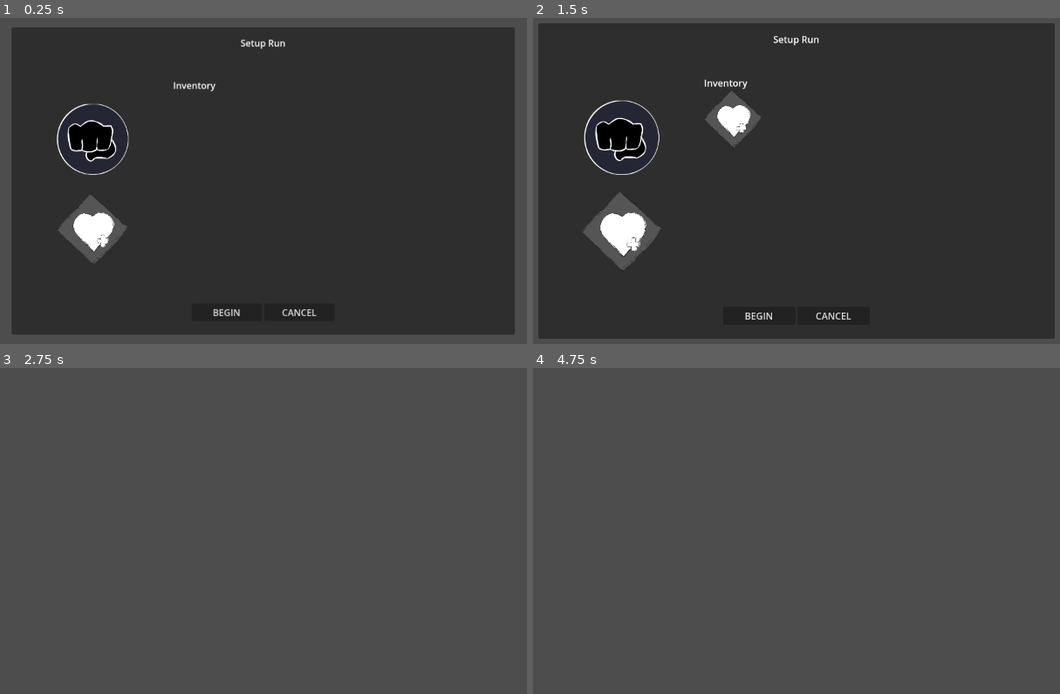
Above: before the commit, frames 1-4 (two rows, left to right).
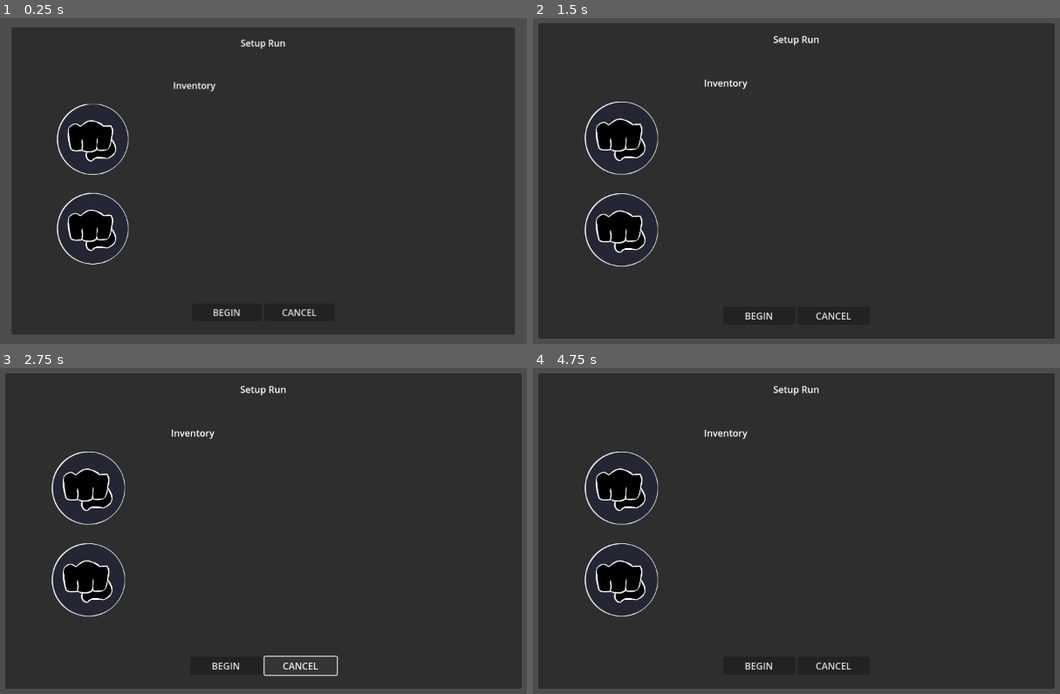
Above: after the commit, the same moments.

Repository: Normai11/gracearena
Game: Godot game, scene res://Scenes/Menus/Main/setupMenu.tscn
Two runs of this game, one before a commit and one after it. Both use one fixed random seed, a clock stepped at 60 frames per second and the inputs below. This scene is started directly instead of the project's main scene.
Inputs (mouse positions are in pixels of both pictures, inside the frame that each line leads up to):
- Up to frame 1 (0.25 s): no input
- Up to frame 2 (1.5 s): click (622, 138) at 0.5 s; click (622, 229) at 1.25 s
- Up to frame 3 (2.75 s): click "CANCEL" at 2 s
- Up to frame 4 (4.75 s): click (759, 664) at 2.75 s, where only the run after the commit has a clickable "BEGIN"; click (759, 664) at 3.5 s, where only the run after the commit has a clickable "BEGIN"; tap Enter at 4.25 s; move the mouse to (949, 511) at 4.27 s; hold Right (right) from 4.28 s (still down); tap Z (primary) at 4.35 s; tap Up (jump) at 4.52 s

The runs differ from the first frame. In frame 1, 1.6% of the frame differs, in the area x 10-25%, y 53-76%; in frame 2, 3.5%; in frame 3, 94%; in frame 4, 94%, in the area x 0-100%, y 1-99%.
Error after the commit: Invalid assignment of property or key 'visible' with value of type 'bool' on a base object of type 'null instance'. (res://Scripts/Menus/Main/setupMenu.gd:60)

Commit message:
setup revamp + more
coolswag

Diff:
--- /dev/null
+++ b/Credits/Greg.json
@@ -0,0 +1 @@
+{"iconPath":"res://Sprites/Credits/Normai.png","plateName":"Greg","plateRole":"Lead Writer","plateDesc":"‘my balls are itchy’","Links":[],"extraLink":[""],"URLS":[]}
--- a/Scenes/Menus/Credits/creditMenu.tscn
+++ b/Scenes/Menus/Credits/creditMenu.tscn
@@ -19,7 +19,7 @@
 anchor_top = 0.5
 anchor_bottom = 0.5
 offset_top = -298.0
-offset_right = 2212.0
+offset_right = 1100.0
 offset_bottom = 202.0
 grow_vertical = 2
 horizontal_scroll_mode = 0
@@ -99,6 +99,66 @@
 texture = ExtResource("2_7cvxw")
 flip_h = true
 
+[node name="LinkPrompt" type="Panel" parent="."]
+visible = false
+layout_mode = 1
+anchors_preset = 8
+anchor_left = 0.5
+anchor_top = 0.5
+anchor_right = 0.5
+anchor_bottom = 0.5
+offset_left = -294.0
+offset_top = -82.5
+offset_right = 294.0
+offset_bottom = 82.5
+grow_horizontal = 2
+grow_vertical = 2
+
+[node name="text" type="Label" parent="LinkPrompt"]
+layout_mode = 1
+anchors_preset = 15
+anchor_right = 1.0
+anchor_bottom = 1.0
+offset_left = 46.0
+offset_top = 18.0
+offset_right = -46.0
+offset_bottom = -72.0
+grow_horizontal = 2
+grow_vertical = 2
+text = "This link leads to \"https://link.com/subweb\". Are you sure you would like to open this link? Only proceed if you trust the website and the person."
+horizontal_alignment = 1
+autowrap_mode = 3
+
+[node name="y" type="Button" parent="LinkPrompt"]
+layout_mode = 1
+anchors_preset = 8
+anchor_left = 0.5
+anchor_top = 0.5
+anchor_right = 0.5
+anchor_bottom = 0.5
+offset_left = -117.0
+offset_top = 32.5
+offset_right = -27.0
+offset_bottom = 63.5
+grow_horizontal = 2
+grow_vertical = 2
+text = "Proceed"
+
+[node name="n" type="Button" parent="LinkPrompt"]
+layout_mode = 1
+anchors_preset = 8
+anchor_left = 0.5
+anchor_top = 0.5
+anchor_right = 0.5
+anchor_bottom = 0.5
+offset_left = 27.0
+offset_top = 32.5
+offset_right = 117.0
+offset_bottom = 63.5
+grow_horizontal = 2
+grow_vertical = 2
+text = "Cancel"
+
 [connection signal="pressed" from="plateNext" to="." method="_scroll_next"]
 [connection signal="pressed" from="platePrev" to="." method="_scroll_back"]
 [connection signal="pressed" from="plateBack" to="." method="_credits_leave"]
--- a/Scenes/Menus/Main/MainMenu.tscn
+++ b/Scenes/Menus/Main/MainMenu.tscn
@@ -28,12 +28,12 @@
 layout_mode = 1
 anchors_preset = 9
 anchor_bottom = 1.0
-offset_left = 37.0
-offset_top = -152.0
-offset_right = 573.0
-offset_bottom = -14.0
-grow_vertical = 2
-rotation = 0.269652
+offset_left = -179.0
+offset_top = 40.0
+offset_right = 357.0
+offset_bottom = 178.0
+grow_vertical = 2
+rotation = -0.268781
 color = Color(0, 0, 0.109804, 0.709804)
 
 [node name="[TEMP]Title" type="Label" parent="Interface"]
--- /dev/null
+++ b/Scenes/Menus/Main/nsetupMenu.tscn
@@ -0,0 +1,443 @@
+[gd_scene load_steps=17 format=3 uid="uid://cvtsi7l63ex1l"]
+
+[ext_resource type="Script" uid="uid://bmtyklxe4o14h" path="res://Scripts/Menus/Main/setupMenu.gd" id="1_43r45"]
+[ext_resource type="Texture2D" uid="uid://bb7vue0ung25a" path="res://Sprites/Abilities/ab100.png" id="1_m7rae"]
+
+[sub_resource type="Animation" id="Animation_rd31k"]
+length = 0.001
+tracks/0/type = "value"
+tracks/0/imported = false
+tracks/0/enabled = true
+tracks/0/path = NodePath(".:scale")
+tracks/0/interp = 1
+tracks/0/loop_wrap = true
+tracks/0/keys = {
+"times": PackedFloat32Array(0),
+"transitions": PackedFloat32Array(1),
+"update": 0,
+"values": [Vector2(1, 1)]
+}
+
+[sub_resource type="Animation" id="Animation_8jl4k"]
+resource_name = "SELECTED"
+length = 0.001
+loop_mode = 1
+tracks/0/type = "value"
+tracks/0/imported = false
+tracks/0/enabled = true
+tracks/0/path = NodePath(".:scale")
+tracks/0/interp = 1
+tracks/0/loop_wrap = true
+tracks/0/keys = {
+"times": PackedFloat32Array(0),
+"transitions": PackedFloat32Array(1),
+"update": 0,
+"values": [Vector2(1.15, 1.15)]
+}
+
+[sub_resource type="Animation" id="Animation_r88xn"]
+resource_name = "SELECTED_intro"
+length = 0.2
+tracks/0/type = "value"
+tracks/0/imported = false
+tracks/0/enabled = true
+tracks/0/path = NodePath(".:scale")
+tracks/0/interp = 1
+tracks/0/loop_wrap = true
+tracks/0/keys = {
+"times": PackedFloat32Array(0, 0.2),
+"transitions": PackedFloat32Array(0.5, 1),
+"update": 0,
+"values": [Vector2(1.1, 1.1), Vector2(1.15, 1.15)]
+}
+
+[sub_resource type="Animation" id="Animation_350ya"]
+resource_name = "SELECTED_outro"
+length = 0.4
+tracks/0/type = "value"
+tracks/0/imported = false
+tracks/0/enabled = true
+tracks/0/path = NodePath(".:scale")
+tracks/0/interp = 1
+tracks/0/loop_wrap = true
+tracks/0/keys = {
+"times": PackedFloat32Array(0, 0.4),
+"transitions": PackedFloat32Array(0.5, 1),
+"update": 0,
+"values": [Vector2(1.15, 1.15), Vector2(1, 1)]
+}
+
+[sub_resource type="Animation" id="Animation_514lr"]
+resource_name = "hovering"
+length = 0.2
+tracks/0/type = "value"
+tracks/0/imported = false
+tracks/0/enabled = true
+tracks/0/path = NodePath(".:scale")
+tracks/0/interp = 1
+tracks/0/loop_wrap = true
+tracks/0/keys = {
+"times": PackedFloat32Array(0, 0.2),
+"transitions": PackedFloat32Array(0.5, 1),
+"update": 0,
+"values": [Vector2(1, 1), Vector2(1.1, 1.1)]
+}
+
+[sub_resource type="Animation" id="Animation_msktm"]
+resource_name = "releasing"
+length = 0.4
+tracks/0/type = "value"
+tracks/0/imported = false
+tracks/0/enabled = true
+tracks/0/path = NodePath(".:scale")
+tracks/0/interp = 1
+tracks/0/loop_wrap = true
+tracks/0/keys = {
+"times": PackedFloat32Array(0, 0.4),
+"transitions": PackedFloat32Array(0.5, 1),
+"update": 0,
+"values": [Vector2(1.1, 1.1), Vector2(1, 1)]
+}
+
+[sub_resource type="AnimationLibrary" id="AnimationLibrary_l7hsf"]
+_data = {
+&"RESET": SubResource("Animation_rd31k"),
+&"SELECTED": SubResource("Animation_8jl4k"),
+&"SELECTED_intro": SubResource("Animation_r88xn"),
+&"SELECTED_outro": SubResource("Animation_350ya"),
+&"hovering": SubResource("Animation_514lr"),
+&"releasing": SubResource("Animation_msktm")
+}
+
+[sub_resource type="Animation" id="Animation_bs3ie"]
+length = 0.001
+tracks/0/type = "value"
+tracks/0/imported = false
+tracks/0/enabled = true
+tracks/0/path = NodePath(".:scale")
+tracks/0/interp = 1
+tracks/0/loop_wrap = true
+tracks/0/keys = {
+"times": PackedFloat32Array(0),
+"transitions": PackedFloat32Array(1),
+"update": 0,
+"values": [Vector2(1, 1)]
+}
+
+[sub_resource type="Animation" id="Animation_arfml"]
+resource_name = "SELECTED"
+length = 0.001
+tracks/0/type = "value"
+tracks/0/imported = false
+tracks/0/enabled = true
+tracks/0/path = NodePath(".:scale")
+tracks/0/interp = 1
+tracks/0/loop_wrap = true
+tracks/0/keys = {
+"times": PackedFloat32Array(0),
+"transitions": PackedFloat32Array(1),
+"update": 0,
+"values": [Vector2(1.15, 1.15)]
+}
+
+[sub_resource type="Animation" id="Animation_5r4o5"]
+resource_name = "SELECTED_intro"
+length = 0.2
+tracks/0/type = "value"
+tracks/0/imported = false
+tracks/0/enabled = true
+tracks/0/path = NodePath(".:scale")
+tracks/0/interp = 1
+tracks/0/loop_wrap = true
+tracks/0/keys = {
+"times": PackedFloat32Array(0, 0.2),
+"transitions": PackedFloat32Array(0.5, 1),
+"update": 0,
+"values": [Vector2(1.1, 1.1), Vector2(1.15, 1.15)]
+}
+
+[sub_resource type="Animation" id="Animation_fq21h"]
+resource_name = "SELECTED_outro"
+length = 0.4
+tracks/0/type = "value"
+tracks/0/imported = false
+tracks/0/enabled = true
+tracks/0/path = NodePath(".:scale")
+tracks/0/interp = 1
+tracks/0/loop_wrap = true
+tracks/0/keys = {
+"times": PackedFloat32Array(0, 0.4),
+"transitions": PackedFloat32Array(0.5, 1),
+"update": 0,
+"values": [Vector2(1.15, 1.15), Vector2(1, 1)]
+}
+
+[sub_resource type="Animation" id="Animation_4o1yt"]
+resource_name = "hovering"
+length = 0.2
+tracks/0/type = "value"
+tracks/0/imported = false
+tracks/0/enabled = true
+tracks/0/path = NodePath(".:scale")
+tracks/0/interp = 1
+tracks/0/loop_wrap = true
+tracks/0/keys = {
+"times": PackedFloat32Array(0, 0.2),
+"transitions": PackedFloat32Array(0.5, 1),
+"update": 0,
+"values": [Vector2(1, 1), Vector2(1.1, 1.1)]
+}
+
+[sub_resource type="Animation" id="Animation_dx233"]
+resource_name = "releasing"
+length = 0.4
+tracks/0/type = "value"
+tracks/0/imported = false
+tracks/0/enabled = true
+tracks/0/path = NodePath(".:scale")
+tracks/0/interp = 1
+tracks/0/loop_wrap = true
+tracks/0/keys = {
+"times": PackedFloat32Array(0.0333333, 0.4),
+"transitions": PackedFloat32Array(0.5, 1),
+"update": 0,
+"values": [Vector2(1.1, 1.1), Vector2(1, 1)]
+}
+
+[sub_resource type="AnimationLibrary" id="AnimationLibrary_gvba5"]
+_data = {
+&"RESET": SubResource("Animation_bs3ie"),
+&"SELECTED": SubResource("Animation_arfml"),
+&"SELECTED_intro": SubResource("Animation_5r4o5"),
+&"SELECTED_outro": SubResource("Animation_fq21h"),
+&"hovering": SubResource("Animation_4o1yt"),
+&"releasing": SubResource("Animation_dx233")
+}
+
+[node name="NsetupMenu" type="Control"]
+layout_mode = 3
+anchors_preset = 15
+anchor_right = 1.0
+anchor_bottom = 1.0
+grow_horizontal = 2
+grow_vertical = 2
+script = ExtResource("1_43r45")
+
+[node name="segmentL" type="Panel" parent="."]
+self_modulate = Color(0, 0.6, 1, 1)
+layout_mode = 1
+anchors_preset = 4
+anchor_top = 0.5
+anchor_bottom = 0.5
+offset_left = -504.0
+offset_top = -337.5
+offset_right = -6.0
+offset_bottom = 337.5
+grow_vertical = 2
+
+[node name="tempHeader" type="Label" parent="segmentL"]
+layout_mode = 1
+anchors_preset = 8
+anchor_left = 0.5
+anchor_top = 0.5
+anchor_right = 0.5
+anchor_bottom = 0.5
+offset_left = -113.0
+offset_top = -219.5
+offset_right = 113.0
+offset_bottom = -196.5
+grow_horizontal = 2
+grow_vertical = 2
+text = "SETUP"
+horizontal_alignment = 1
+
+[node name="Ability0" type="Button" parent="segmentL"]
+self_modulate = Color(1, 1, 1, 0)
+layout_mode = 1
+anchors_preset = 8
+anchor_left = 0.5
+anchor_top = 0.5
+anchor_right = 0.5
+anchor_bottom = 0.5
+offset_left = -151.0
+offset_top = -135.0
+offset_right = -25.0
+offset_bottom = -9.0
+grow_horizontal = 2
+grow_vertical = 2
+pivot_offset = Vector2(48, 48)
+
+[node name="Texture" type="TextureRect" parent="segmentL/Ability0"]
+layout_mode = 0
+offset_right = 126.0
+offset_bottom = 126.0
+texture = ExtResource("1_m7rae")
+expand_mode = 1
+
+[node name="animations" type="AnimationPlayer" parent="segmentL/Ability0"]
+libraries = {
+&"": SubResource("AnimationLibrary_l7hsf")
+}
+
+[node name="Ability1" type="Button" parent="segmentL"]
+self_modulate = Color(1, 1, 1, 0)
+layout_mode = 1
+anchors_preset = 8
+anchor_left = 0.5
+anchor_top = 0.5
+anchor_right = 0.5
+anchor_bottom = 0.5
+offset_left = 25.0
+offset_top = -135.0
+offset_right = 151.0
+offset_bottom = -9.0
+grow_horizontal = 2
+grow_vertical = 2
+pivot_offset = Vector2(48, 48)
+
+[node name="Texture" type="TextureRect" parent="segmentL/Ability1"]
+layout_mode = 0
+offset_right = 126.0
+offset_bottom = 126.0
+texture = ExtResource("1_m7rae")
+expand_mode = 1
+
+[node name="animations" type="AnimationPlayer" parent="segmentL/Ability1"]
+libraries = {
+&"": SubResource("AnimationLibrary_gvba5")
+}
+
+[node name="Start" type="Button" parent="segmentL"]
+layout_mode = 1
+anchors_preset = 8
+anchor_left = 0.5
+anchor_top = 0.5
+anchor_right = 0.5
+anchor_bottom = 0.5
+offset_left = -62.0
+offset_top = 40.5
+offset_right = 62.0
+offset_bottom = 95.5
+grow_horizontal = 2
+grow_vertical = 2
+text = "BEGIN"
+
+[node name="Cancel" type="Button" parent="segmentL"]
+layout_mode = 1
+anchors_preset = 2
+anchor_top = 1.0
+anchor_bottom = 1.0
+offset_left = 24.0
+offset_top = -92.0
+offset_right = 98.0
+offset_bottom = -24.0
+grow_vertical = 0
+text = "CANCEL"
+
+[node name="ColorPickerButton" type="ColorPickerButton" parent="segmentL"]
+layout_mode = 1
+anchors_preset = 3
+anchor_left = 1.0
+anchor_top = 1.0
+anchor_right = 1.0
+anchor_bottom = 1.0
+offset_left = -92.0
+offset_top = -92.0
+offset_right = -24.0
+offset_bottom = -24.0
+grow_horizontal = 0
+grow_vertical = 0
+color = Color(0, 0.635294, 1, 1)
+edit_alpha = false
+
+[node name="Button" type="Button" parent="segmentL"]
+layout_mode = 1
+anchors_preset = 3
+anchor_left = 1.0
+anchor_top = 1.0
+anchor_right = 1.0
+anchor_bottom = 1.0
+offset_left = -172.0
+offset_top = -92.0
+offset_right = -104.0
+offset_bottom = -24.0
+grow_horizontal = 0
+grow_vertical = 0
+toggle_mode = true
+text = "placeholder"
+autowrap_mode = 1
+
+[node name="segmentR" type="Panel" parent="."]
+layout_mode = 1
+anchors_preset = 6
+anchor_left = 1.0
+anchor_top = 0.5
+anchor_right = 1.0
+anchor_bottom = 0.5
+offset_left = 10.0
+offset_top = -337.5
+offset_right = 712.0
+offset_bottom = 337.5
+grow_horizontal = 0
+grow_vertical = 2
+
+[node name="tempHeader" type="Label" parent="segmentR"]
+layout_mode = 1
+anchors_preset = 8
+anchor_left = 0.5
+anchor_top = 0.5
+anchor_right = 0.5
+anchor_bottom = 0.5
+offset_left = -113.0
+offset_top = -243.5
+offset_right = 113.0
+offset_bottom = -220.5
+grow_horizontal = 2
+grow_vertical = 2
+text = "INVENTORY"
+horizontal_alignment = 1
+
+[node name="Inactive" type="Label" parent="segmentR"]
+self_modulate = Color(1, 1, 1, 0.392157)
+layout_mode = 1
+anchors_preset = 8
+anchor_left = 0.5
+anchor_top = 0.5
+anchor_right = 0.5
+anchor_bottom = 0.5
+offset_left = -154.5
+offset_top = 28.5
+offset_right = 154.5
+offset_bottom = 51.5
+grow_horizontal = 2
+grow_vertical = 2
+text = "Select a category to view your Inventory"
+horizontal_alignment = 1
+
+[node name="ScrollContainer" type="ScrollContainer" parent="segmentR"]
+layout_mode = 1
+anchors_preset = 8
+anchor_left = 0.5
+anchor_top = 0.5
+anchor_right = 0.5
+anchor_bottom = 0.5
+offset_left = -315.0
+offset_top = -210.5
+offset_right = 316.0
+offset_bottom = 298.5
+grow_horizontal = 2
+grow_vertical = 2
+horizontal_scroll_mode = 0
+
+[node name="Inventory" type="GridContainer" parent="segmentR/ScrollContainer"]
+layout_mode = 2
+columns = 6
+
+[connection signal="mouse_entered" from="segmentL/Ability0" to="." method="_focused_0"]
+[connection signal="mouse_exited" from="segmentL/Ability0" to="." method="_unfocused_0"]
+[connection signal="pressed" from="segmentL/Ability0" to="." method="_ab0_pressed"]
+[connection signal="mouse_entered" from="segmentL/Ability1" to="." method="_focused_1"]
+[connection signal="mouse_exited" from="segmentL/Ability1" to="." method="_unfocused_1"]
+[connection signal="pressed" from="segmentL/Ability1" to="." method="_ab1_pressed"]
+[connection signal="pressed" from="segmentL/Start" to="." method="_on_start_pressed"]
+[connection signal="pressed" from="segmentL/Cancel" to="." method="_close_menu"]
--- a/Scripts/Menus/Main/creditPlate.gd
+++ b/Scripts/Menus/Main/creditPlate.gd
@@ -1,4 +1,5 @@
 extends Control
+signal openLink
 
 #LINK REF: 0 = YT 1 = X 2 = Blu 3 = Twitch 4 = Tik 5 = Insta
 @export var iconPath : String
@@ -22,4 +23,5 @@
 	#extra
 
 func _Tik_pressed() -> void:
+	openLink.emit()
 	OS.shell_open(URL[4])
--- a/Scripts/Menus/Main/mainmenu.gd
+++ b/Scripts/Menus/Main/mainmenu.gd
@@ -1,7 +1,7 @@
 extends Node2D
 #scrapped together, really just a proof of concept for the menu
 
-var menuSetupRun = preload("res://Scenes/Menus/Main/setupMenu.tscn")
+var menuSetupRun = preload("res://Scenes/Menus/Main/nsetupMenu.tscn")
 
 func _ready() -> void:
 	pass
--- a/Scripts/Menus/Main/setupMenu.gd
+++ b/Scripts/Menus/Main/setupMenu.gd
@@ -1,20 +1,44 @@
 extends Control
 signal beginPressed
 
-@onready var gridInv = $ScrollContainer/Inventory
-@onready var buttonAb0 = $Ability0
-@onready var buttonAb1 = $Ability1
+@onready var gridInv = $segmentR/ScrollContainer/Inventory
+@onready var buttonAb0 = $segmentL/Ability0
+@onready var buttonAb1 = $segmentL/Ability1
 
 var abButtonTemplate = preload("res://Scenes/Menus/Main/inputButton.tscn")
 var pathAbilitySprite = "res://Sprites/Abilities/ab"
 var invMenu : int = -1
 
+var tweenL : Tween
+var tweenR : Tween
+
 func _ready() -> void:
 	_Load_Inventory(-1)
+	set_tweening(tweenL, Tween.TRANS_EXPO, Tween.EASE_OUT)
+	set_tweening(tweenR, Tween.TRANS_EXPO, Tween.EASE_OUT)
+	tweenL.tween_property($segmentL, "position", Vector2(0, 0), 0.75)
+	tweenR.tween_property($segmentR, "position", Vector2(498, 0), 0.75)
+
+func set_tweening(tween, trans, ease):
+	if tween == tweenL:
+		if tweenL:
+			tweenL.kill()
+		tweenL = get_tree().create_tween()
+		tweenL.set_trans(trans)
+		tweenL.set_ease(ease)
+	elif tween == tweenR:
+		if tweenR:
+			tweenR.kill()
+		tweenR = get_tree().create_tween()
+		tweenR.set_trans(trans)
+		tweenR.set_ease(ease)
 
 func _close_menu():
-	$WINDOW.play("close")
-	await($WINDOW.animation_finished)
+	set_tweening(tweenL, Tween.TRANS_SINE, Tween.EASE_OUT)
+	set_tweening(tweenR, Tween.TRANS_SINE, Tween.EASE_OUT)
+	tweenL.tween_property($segmentL, "position", Vector2(-504, 0), 0.5)
+	tweenR.tween_property($segmentR, "position", Vector2(1210, 0), 0.5)
+	await(tweenL.finished)
 	queue_free()
 
 func _Ability_Selected():
@@ -33,10 +57,12 @@
 	_Load_Inventory(1)
 
 func _Load_Inventory(id):
+	$segmentR/Inactive.visible = true
 	invMenu = id
 	for i in gridInv.get_children():
 		i.queue_free()
 	if id == 0:
+		$segmentR/Inactive.visible = false
 		for i in DataStore.playerData["Inventory"]:
 			var ability = abButtonTemplate.instantiate()
 
@@ -45,6 +71,7 @@
 			if i >= 100:
 				gridInv.add_child(ability)
 	elif id == 1:
+		$segmentR/Inactive.visible = false
 		for i in DataStore.playerData["Inventory"]:
 			var ability = abButtonTemplate.instantiate()
 
